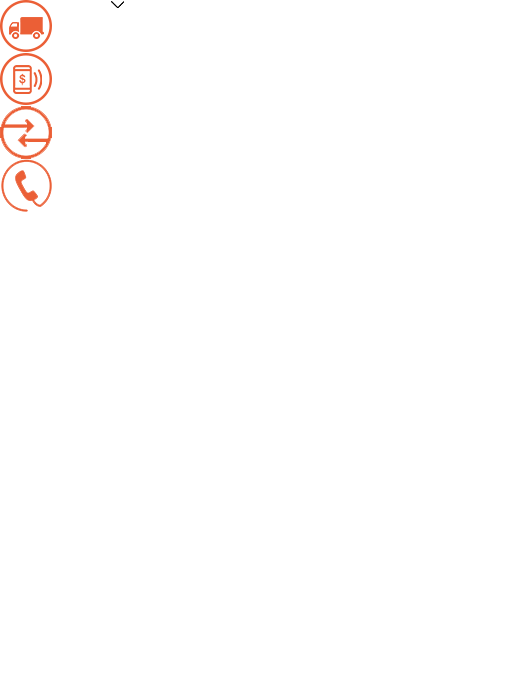
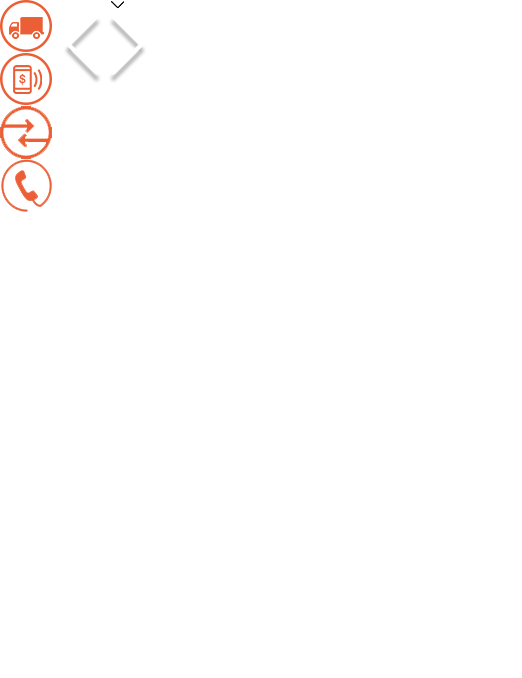
Layers edited between the first and the second 522 x 678 image:
added layer "118738 copy" above "118738" over [111,18,144,75]
renamed "Cart-512" to "118738", moved it above "118738 copy 3", painted on it over [64,18,100,75]
